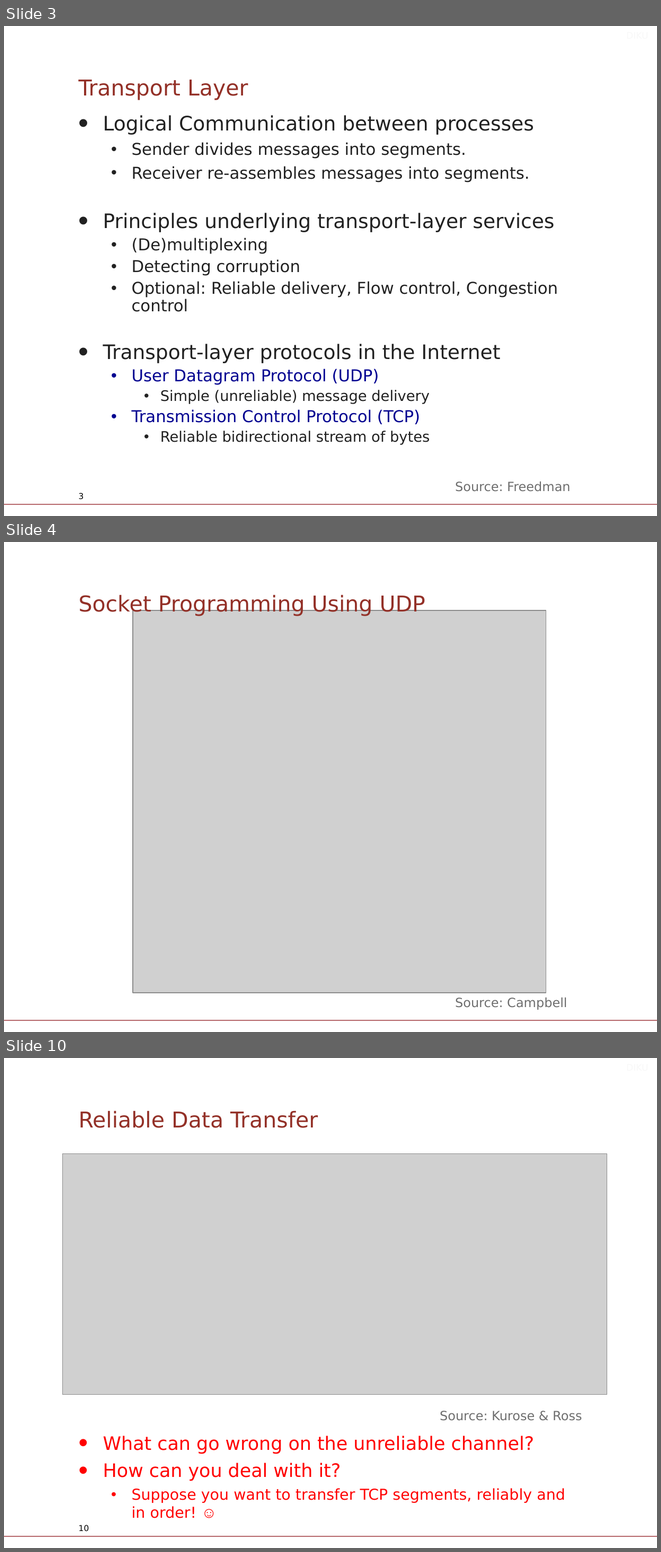
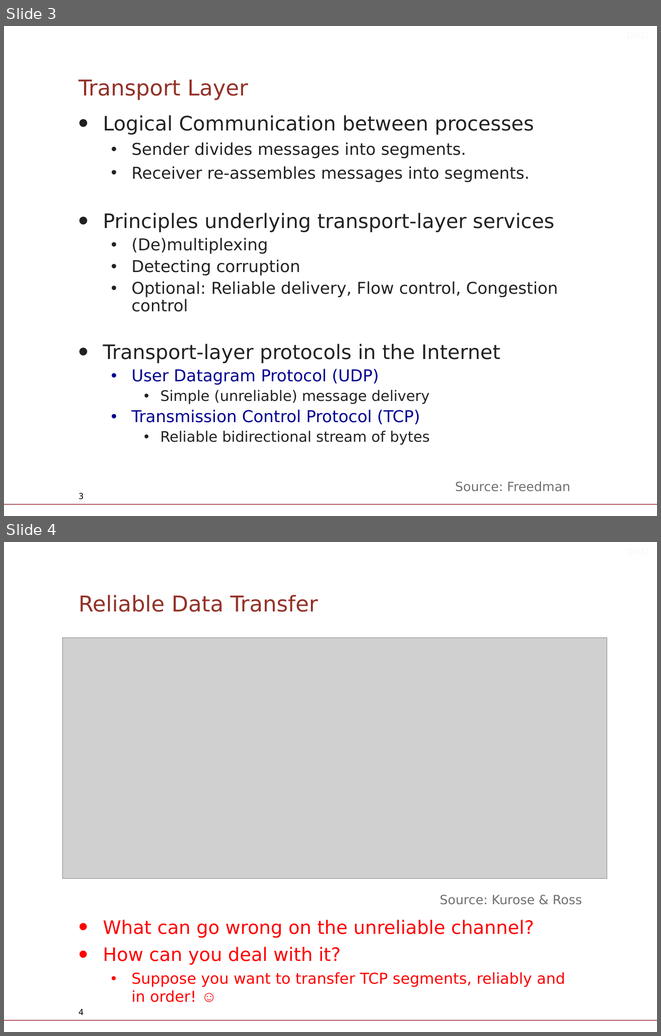
Before and after one commit to Legenden84/compSys-e2022-pub_fork, a slide deck: lectures/221109_tcp_and_reliable_communication/slides.odp. Shown one above the other, each under a label of ours: slides 3, 4 and 10 before the commit, slides 3 and 4 after it; the slides between them are not shown. The pictures are 661x1552 and 661x1036 pixels, drawn with LibreOffice and Linux fonts; fonts in the diff are those of the drawing; grey boxes stand for pictures; background and template pictures are left out. Boxes give left, top, right and bottom in pixels: in the first picture for what was removed or moved away, otherwise in the second. Text is boxed around its words. In the diff, an @@ line names an element or a change of style, - is before the commit and + after.

```diff
--- a/lectures/221109_tcp_and_reliable_communication/slides.odp
+++ b/lectures/221109_tcp_and_reliable_communication/slides.odp
@@ slide 4 removed at [4, 542, 657, 1032], background #FFFFFF; not listed: 1 template element that a slide beside it also shows @@
@@ title removed at [79, 593, 425, 616] @@
-Socket Programming Using UDP
@@ picture removed at [133, 610, 546, 992] @@
@@ text removed at [455, 997, 567, 1009] @@
-Source: Campbell
@@ what was slide 10 is now slide 4 @@
@@ page number at [79, 1008, 84, 1015]: text changed @@
-10
+4
```
Also in this commit, not shown: 9 slides changed, 5 other slides removed, 1 other file.
